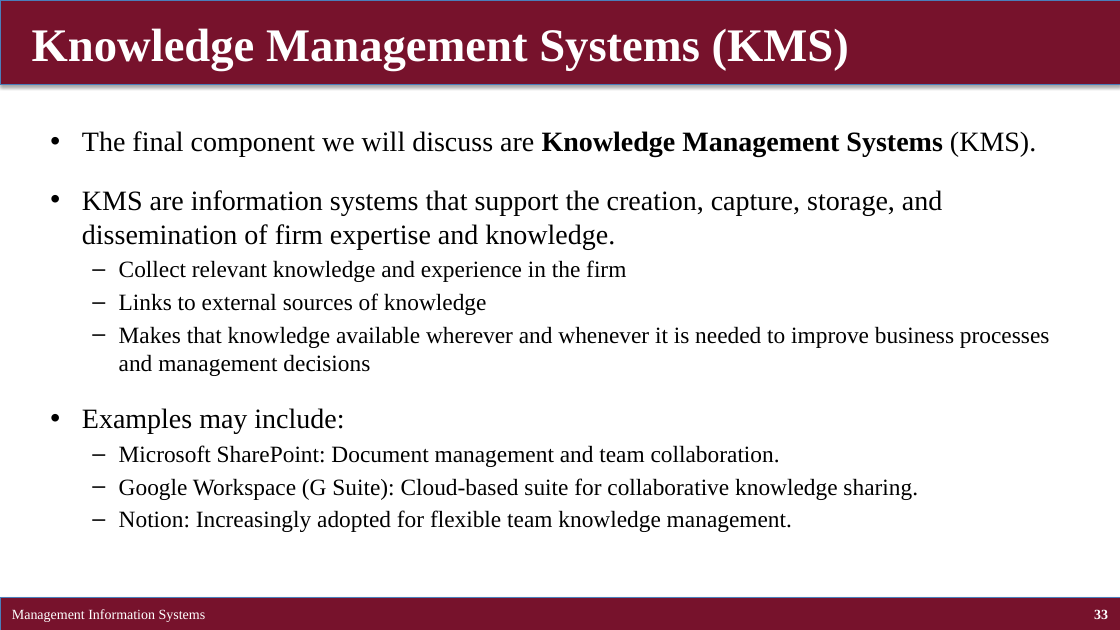
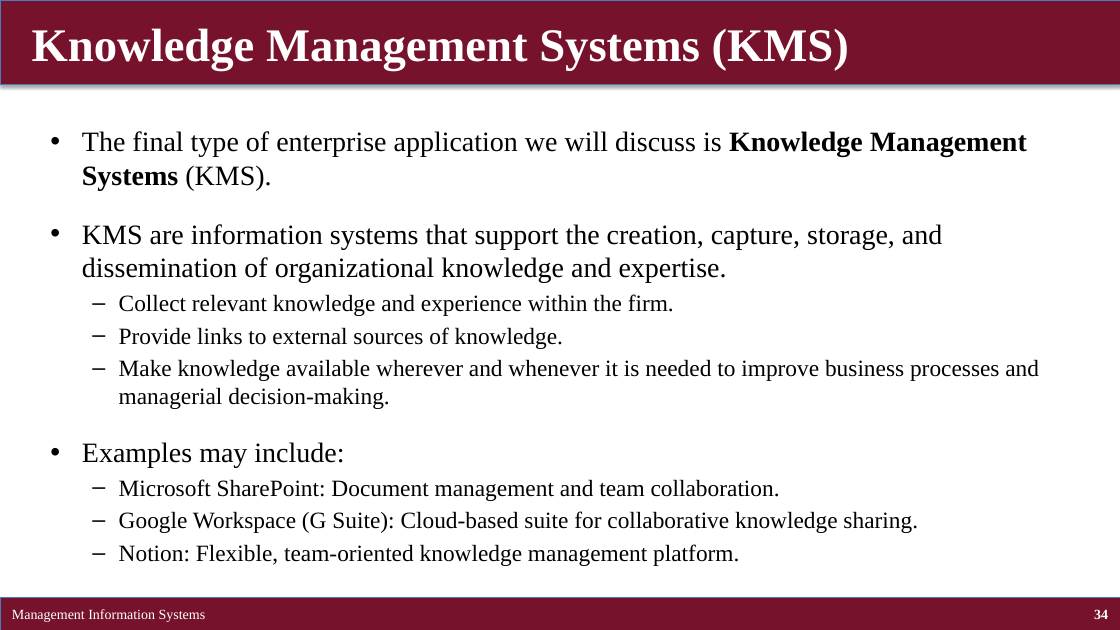
Before and after one commit to brianhwpark/brianhwpark.github.io, a slide deck: slide 34 of files/teaching-resources/concordiacollege-busn-315/busn-315-lecture-note/busn315-ch02.pptx (slide 33 before the commit). Drawn at 1120x630 pixels with LibreOffice and Linux fonts; fonts in the diff are those of the drawing. Boxes give left, top, right and bottom in pixels: in the first picture for what was removed or moved away, otherwise in the second. Text is boxed around its words. In the diff, an @@ line names an element or a change of style, - is before the commit and + after.

```diff
--- a/files/teaching-resources/concordiacollege-busn-315/busn-315-lecture-note/busn315-ch02.pptx
+++ b/files/teaching-resources/concordiacollege-busn-315/busn-315-lecture-note/busn315-ch02.pptx
@@ text at bbox=[82, 131, 1039, 409]: text changed; size 20 to 24 pt @@
-• The final component we will discuss are Knowledge Management Systems (KMS).
-• KMS are information systems that support the creation, capture, storage, and dissemination of firm expertise and knowledge.
-  – Collect relevant knowledge and experience in the firm
-  – Links to external sources of knowledge
-  – Makes that knowledge available wherever and whenever it is needed to improve business processes and management decisions
+• The final type of enterprise application we will discuss is Knowledge Management Systems (KMS).
+• KMS are information systems that support the creation, capture, storage, and dissemination of organizational knowledge and expertise.
+  – Collect relevant knowledge and experience within the firm.
+  – Provide links to external sources of knowledge.
+  – Make knowledge available wherever and whenever it is needed to improve business processes and managerial decision-making.
@@ text at bbox=[119, 544, 739, 566]: text changed @@
-  – Notion: Increasingly adopted for flexible team knowledge management.
+  – Notion: Flexible, team-oriented knowledge management platform.
@@ page number at bbox=[1094, 609, 1108, 619]: text changed @@
-33
+34
```
Also in this commit, not shown: 40 other slides changed, 6 slides added, 4 slides removed, 9 other files.
